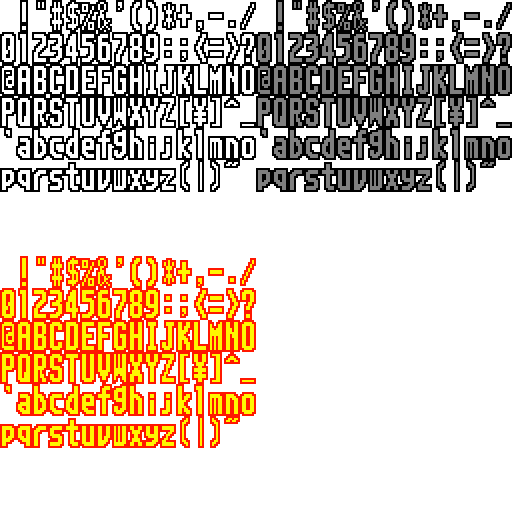
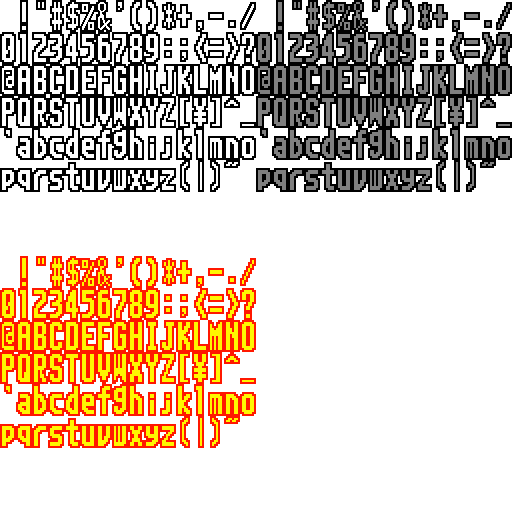
The second 512×512 image is a revision of the first. Changes to its layers:
painted on "文字（白）" over [83, 3, 255, 29]
painted on "文字（白）ふち" over [80, 14, 94, 26]
